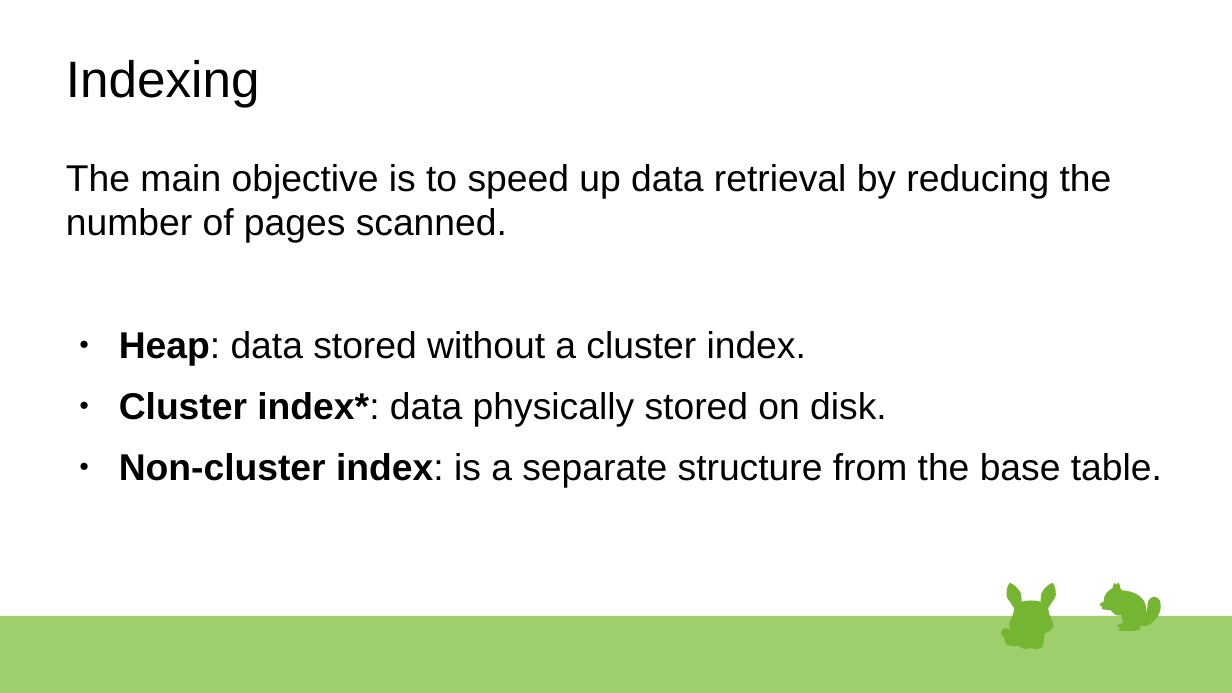
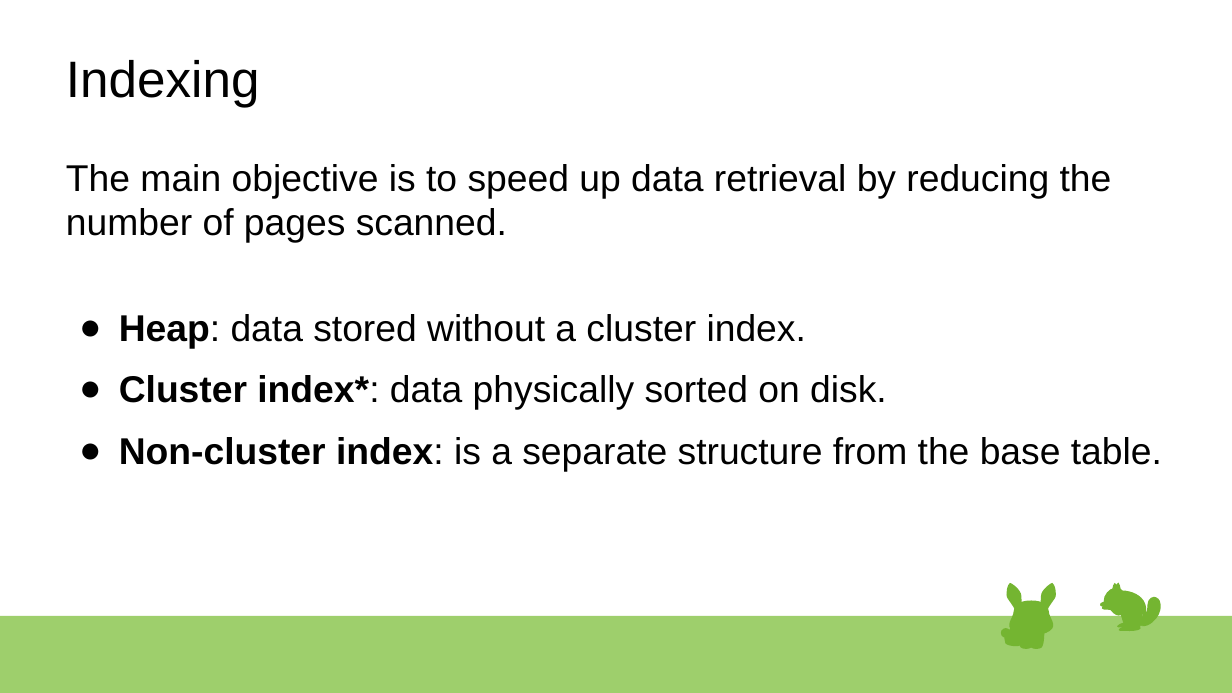
Before and after one commit to rsibanez89/postgres-indexing, a slide deck: slide 9 of Presentation.odp (slide 8 before the commit). Drawn at 1232x693 pixels with LibreOffice and Linux fonts; fonts in the diff are those of the drawing. Boxes give left, top, right and bottom in pixels: in the first picture for what was removed or moved away, otherwise in the second. Text is boxed around its words. In the diff, an @@ line names an element or a change of style, - is before the commit and + after.

```diff
--- a/Presentation.odp
+++ b/Presentation.odp
@@ text at (x1=66, y1=164, x2=1162, y2=471): less space between paragraphs @@
@@ text at (x1=119, y1=375, x2=887, y2=410): text changed @@
-● Cluster index*: data physically stored on disk.
+● Cluster index*: data physically sorted on disk.
```
Also in this commit, not shown: 14 other slides changed, 1 slide added.
